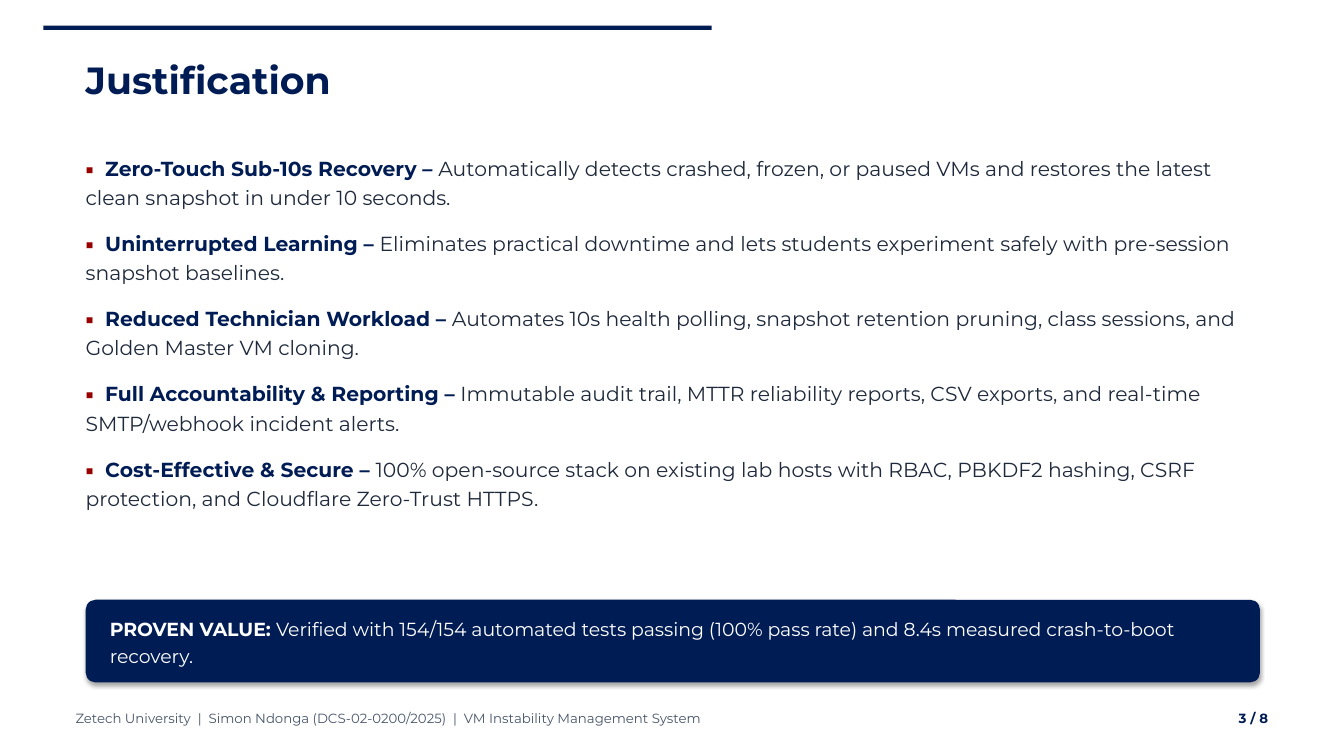
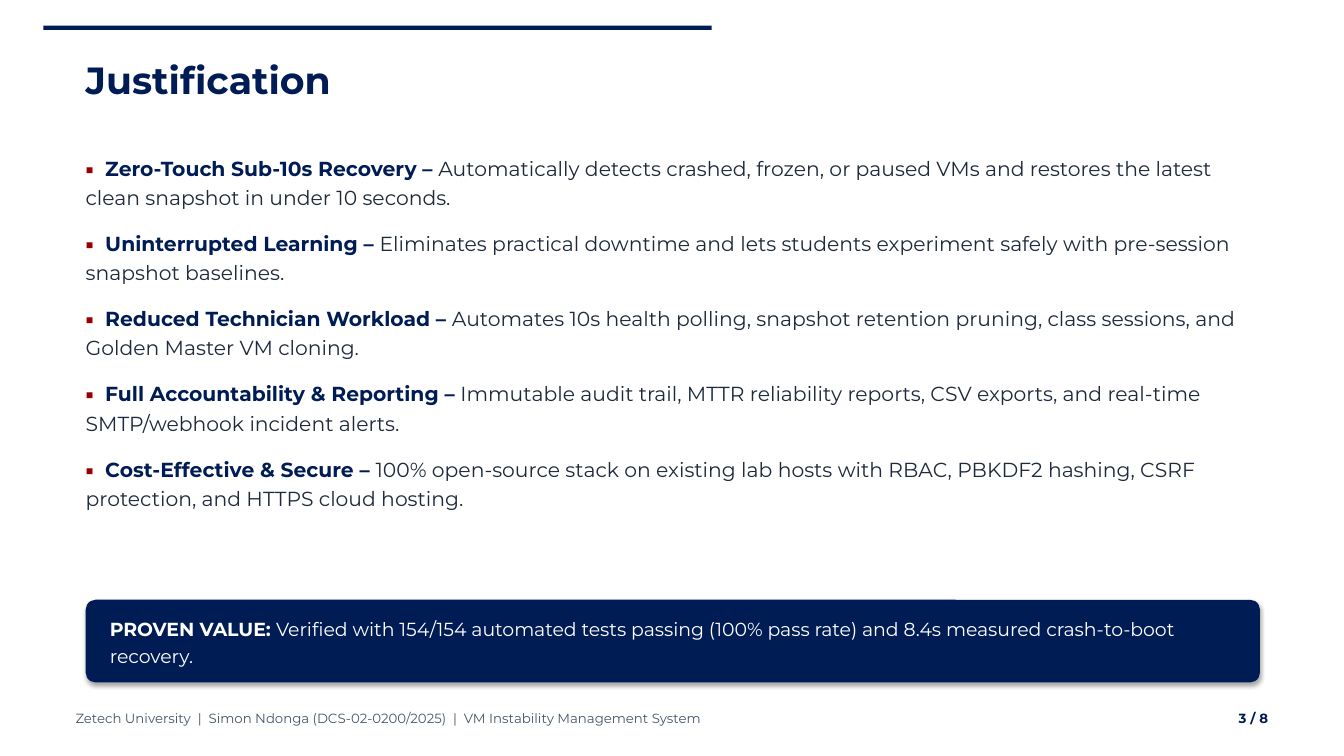
Before and after one commit to nomadspecter/vmrecovery, a slide deck: slide 3 of Milestones/Project_Presentation_8Slides_SimonNdonga.pptx. Drawn at 1344x756 pixels with LibreOffice and Linux fonts; fonts in the diff are those of the drawing; background and template pictures are left out. Boxes give left, top, right and bottom in pixels: in the first picture for what was removed or moved away, otherwise in the second. Text is boxed around its words. In the diff, an @@ line names an element or a change of style, - is before the commit and + after.

Commit message:
Remove unused Cloudflare Zero-Trust Tunnel references from both presentation decks

```diff
--- a/Milestones/Project_Presentation_8Slides_SimonNdonga.pptx
+++ b/Milestones/Project_Presentation_8Slides_SimonNdonga.pptx
@@ text at [86, 461, 1195, 510]: text changed @@
-▪ Cost-Effective & Secure – 100% open-source stack on existing lab hosts with RBAC, PBKDF2 hashing, CSRF protection, and Cloudflare Zero-Trust HTTPS.
+▪ Cost-Effective & Secure – 100% open-source stack on existing lab hosts with RBAC, PBKDF2 hashing, CSRF protection, and HTTPS cloud hosting.
```
Also in this commit, not shown: 2 other slides changed, 3 other files.
